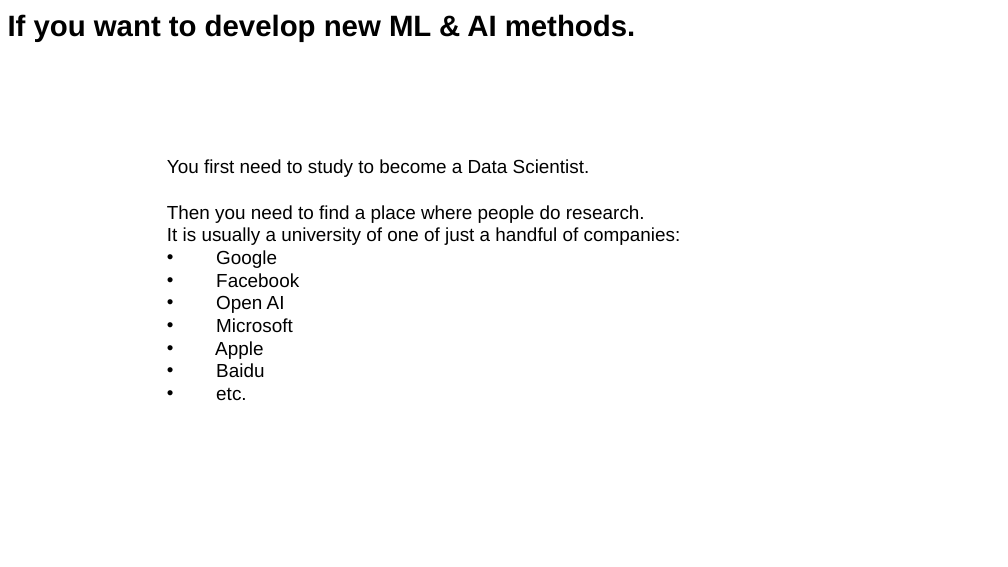
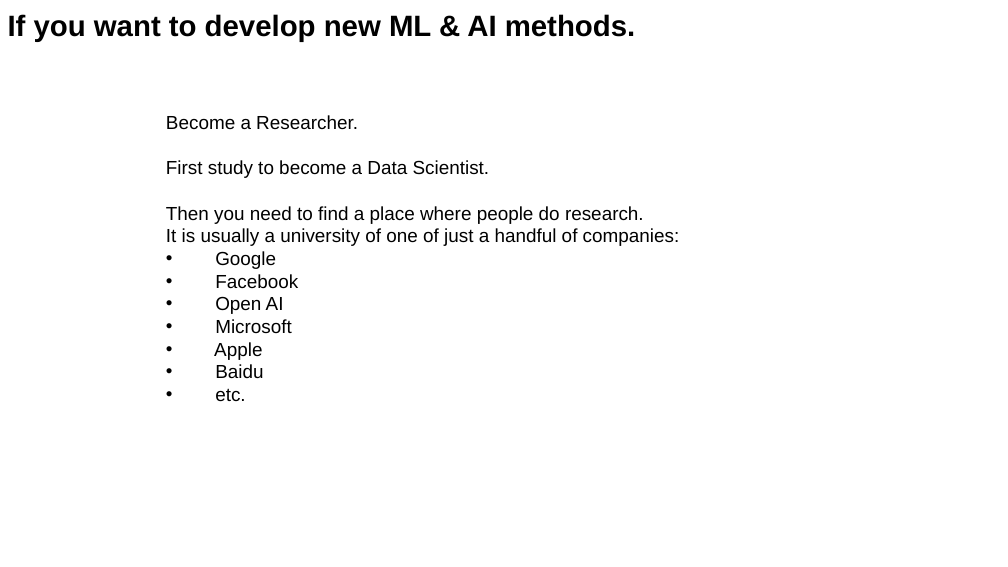
Before and after one commit to lselector/ml_ai_doc, a slide deck: slide 17 of lect00_AI_intro.pptx (slide 15 before the commit). Drawn at 1008x567 pixels with LibreOffice and Linux fonts; fonts in the diff are those of the drawing. Boxes give left, top, right and bottom in pixels: in the first picture for what was removed or moved away, otherwise in the second. Text is boxed around its words. In the diff, an @@ line names an element or a change of style, - is before the commit and + after.

```diff
--- a/lect00_AI_intro.pptx
+++ b/lect00_AI_intro.pptx
@@ text "Become a Researcher.": place and size @@
-text "Become a Researcher." at (167, 159, 681, 401)
+text "Become a Researcher." at (166, 115, 680, 402)
@@ text at (166, 115, 490, 178): text changed @@
-You first need to study to become a Data Scientist.
+Become a Researcher.
+First study to become a Data Scientist.
```
Also in this commit, not shown: 4 other slides changed, 3 slides added, 1 slide removed.
